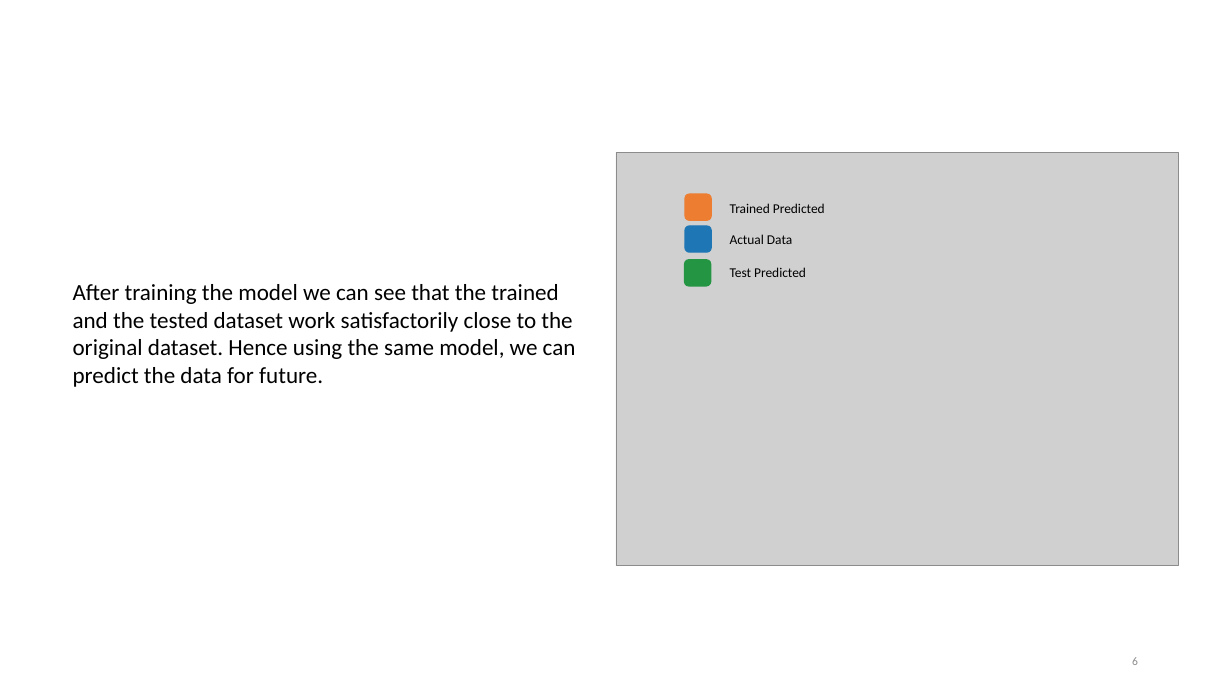
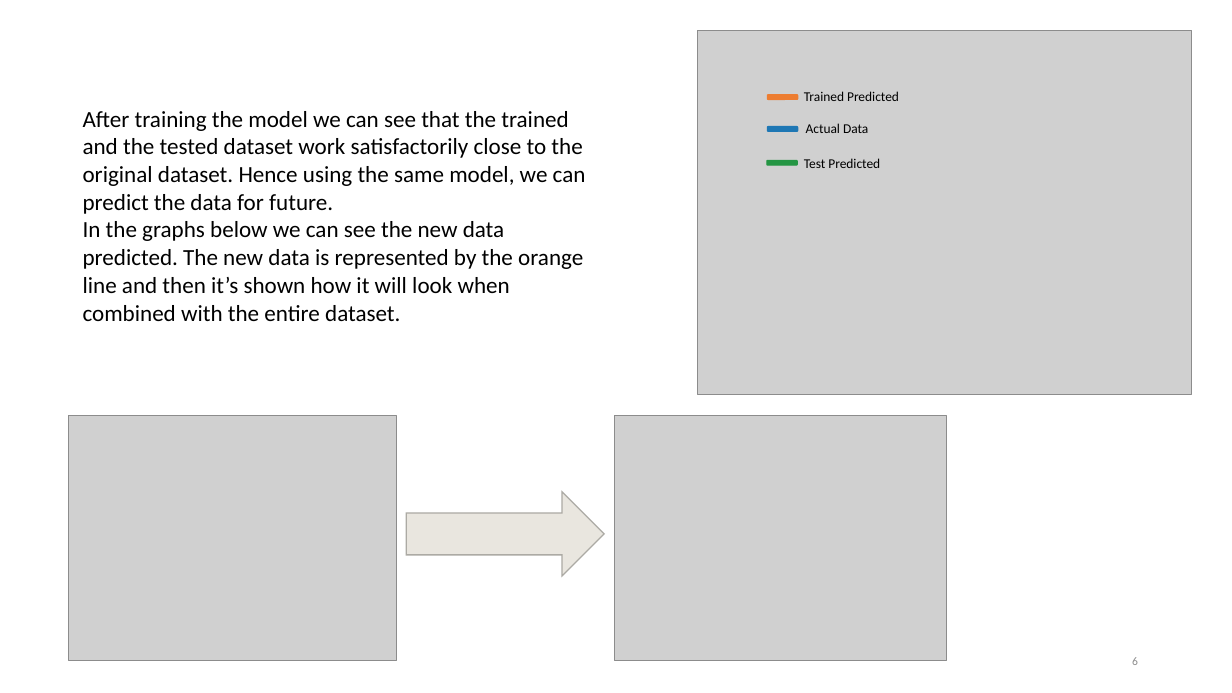
Before and after one commit to BajajPratyush/Stock-Price-Prediction, a slide deck: slide 6 of Stock Market Prediction.pptx. Drawn at 1232x693 pixels with LibreOffice and Linux fonts; fonts in the diff are those of the drawing; grey boxes stand for pictures. Boxes give left, top, right and bottom in pixels: in the first picture for what was removed or moved away, otherwise in the second. Text is boxed around its words. In the diff, an @@ line names an element or a change of style, - is before the commit and + after.

```diff
--- a/Stock Market Prediction.pptx
+++ b/Stock Market Prediction.pptx
@@ picture: place and size @@
-picture at (616, 152, 1178, 567)
+picture at (698, 30, 1192, 395)
@@ text "Trained Predicted": place and size @@
-text "Trained Predicted" at (730, 203, 825, 213)
+text "Trained Predicted" at (804, 91, 899, 101)
@@ text "After training the model we ...": place and size @@
-text "After training the model we ..." at (73, 284, 576, 387)
+text "After training the model we ..." at (83, 111, 586, 321)
@@ rounded rectangle: place and size @@
-rounded rectangle at (685, 194, 711, 220)
+rounded rectangle at (768, 95, 799, 100)
@@ text "Actual Data": place and size @@
-text "Actual Data" at (730, 234, 792, 244)
+text "Actual Data" at (806, 123, 868, 133)
@@ rounded rectangle: place and size @@
-rounded rectangle at (685, 226, 711, 252)
+rounded rectangle at (768, 127, 799, 131)
@@ rounded rectangle: place and size @@
-rounded rectangle at (685, 260, 711, 286)
+rounded rectangle at (767, 161, 798, 165)
@@ text "Test Predicted": place and size @@
-text "Test Predicted" at (730, 267, 806, 277)
+text "Test Predicted" at (804, 158, 880, 168)
@@ text at (83, 221, 583, 321): paragraph added @@
+In the graphs below we can see the new data predicted. The new data is represented by the orange line and then it’s shown how it will look when combined with the entire dataset.
@@ picture added at (69, 416, 396, 661) @@
@@ picture added at (615, 416, 947, 661) @@
@@ right arrow added at (407, 492, 604, 576), fill #E9E6DF, outline #ACAAA5 1 pt @@
```
Also in this commit, not shown: 53 other files.
